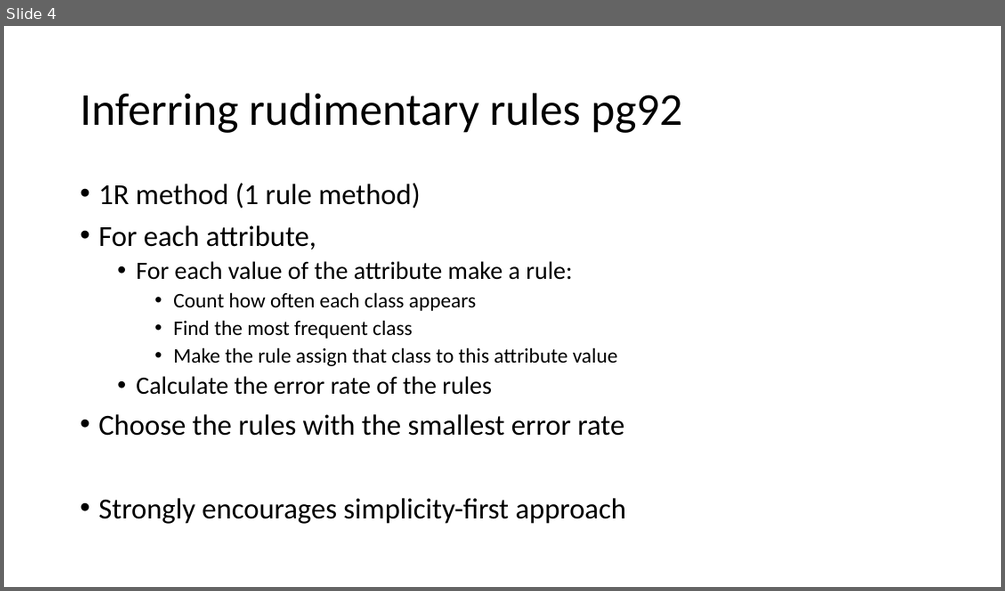
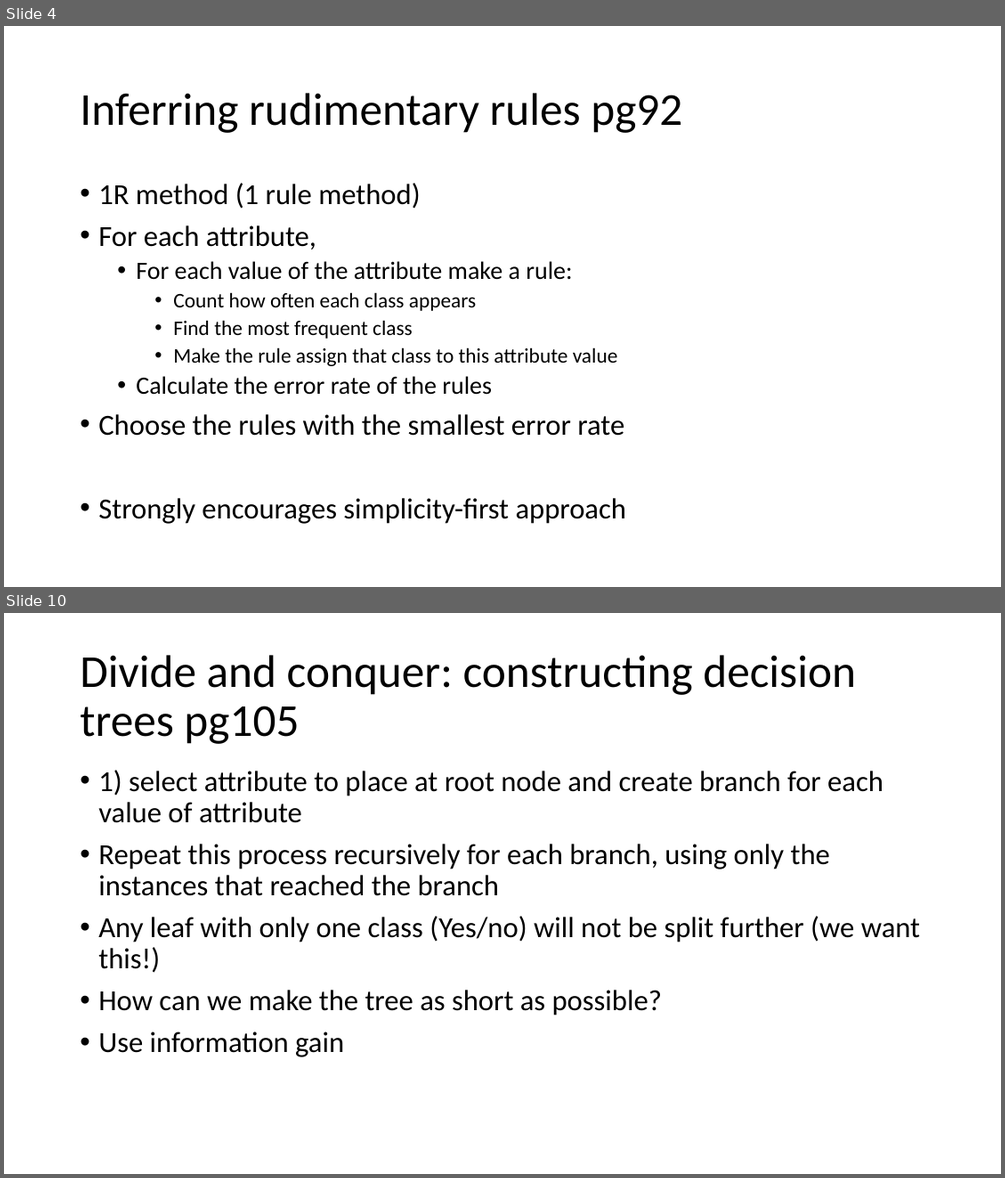
Before and after one commit to russellu/cs405, a slide deck: Lecture_Algorithms.pptx. Shown one above the other, each under a label of ours: slide 4 before the commit, slides 4 and 10 after it; the slides between them are not shown. The pictures are 1005x591 and 1005x1178 pixels, drawn with LibreOffice and Linux fonts; fonts in the diff are those of the drawing. Boxes give left, top, right and bottom in pixels: in the first picture for what was removed or moved away, otherwise in the second. Text is boxed around its words. In the diff, an @@ line names an element or a change of style, - is before the commit and + after.

```diff
--- a/Lecture_Algorithms.pptx
+++ b/Lecture_Algorithms.pptx
@@ slide 10 added at <box>4,613,1001,1174</box>, background #FFFFFF @@
@@ title added at <box>80,655,856,744</box>, 44 pt, text #000000 @@
+Divide and conquer: constructing decision trees pg105
@@ text added at <box>98,770,920,1057</box>, 28 pt, text #000000 @@
+• 1) select attribute to place at root node and create branch for each value of attribute
+• Repeat this process recursively for each branch, using only the instances that reached the branch
+• Any leaf with only one class (Yes/no) will not be split further (we want this!)
+• How can we make the tree as short as possible?
+• Use information gain
```
Also in this commit, not shown: 1 slide changed, 32 other slides added.
